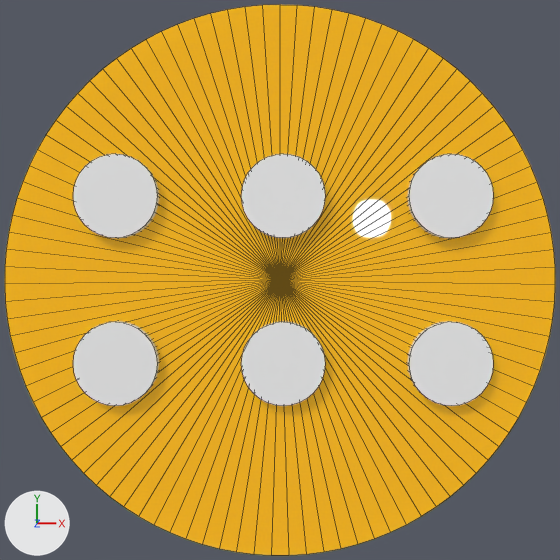
The Blender file media/icon.blend: old version first, new version second.
Rendered twice from the file's camera 'Camera'. Lighting does not change. The marker at lower left points along +X, +Y and +Z. Mesh edges are drawn as thin lines.

Script lines for the objects in view, before the commit:
```python
me_circle = bpy.data.meshes.new('Circle')
me_circle.from_pydata(...)  # 100 vertices, 99 faces; spans x -1.0..1.0, y -1.0..1.0, z 0.0
me_circle.materials.append(mat_floor)  # yellow #ffbc00
me_cylinder = bpy.data.meshes.new('Cylinder')
me_cylinder.from_pydata(...)  # a 32-sided cylinder along z spanning x -1.0..1.0, y -1.0..1.0, z -1.0..1.0
ob_dots = bpy.data.objects.new('Dots', me_cylinder)
ob_dots.location = (-1.42, -0.72, -0.28)
ob_dots.scale = (0.361, 0.361, 0.361)
_m = ob_dots.modifiers.new('Array', 'ARRAY')
_m.count = 3
_m.constant_offset_displace = (0.0, 0.0, 0.0)
_m.relative_offset_displace = (2.0, 0.0, 0.0)
_m = ob_dots.modifiers.new('Array.001', 'ARRAY')
_m.constant_offset_displace = (0.0, 0.0, 0.0)
_m.relative_offset_displace = (0.0, 2.0, 0.0)
ob_floor = bpy.data.objects.new('Floor', me_circle)
ob_floor.location = (0.0, 0.0, 0.0)
ob_floor.scale = (2.4, 2.4, 2.4)
```
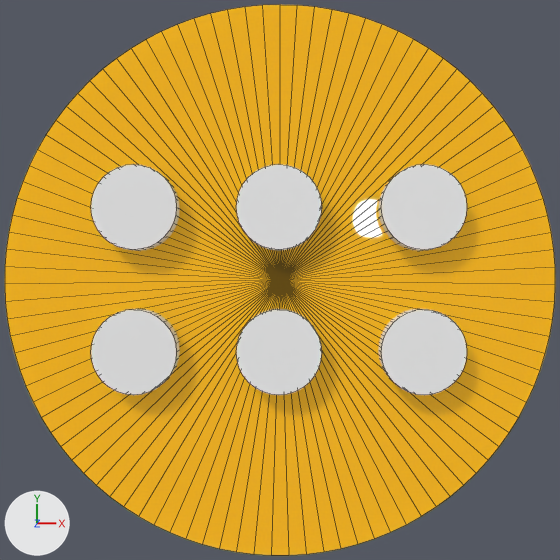
Patch to the scene script:
```diff
--- a/media/icon.blend.py
+++ b/media/icon.blend.py
@@ ob_dots @@
 ob_dots = bpy.data.objects.new('Dots', me_cylinder)
-ob_dots.location = (-1.42, -0.72, -0.28)
+ob_dots.location = (-1.24, -0.61, -0.19)
 ob_dots.scale = (0.361, 0.361, 0.361)
@@ ob_dots @@
 _m = ob_dots.modifiers.new('Array', 'ARRAY')
 _m.constant_offset_displace = (0.0, 0.0, 0.0)
-_m.relative_offset_displace = (2.0, 0.0, 0.0)
+_m.relative_offset_displace = (1.7, 0.0, 0.0)
 _m = ob_dots.modifiers.new('Array.001', 'ARRAY')
 _m.constant_offset_displace = (0.0, 0.0, 0.0)
-_m.relative_offset_displace = (0.0, 2.0, 0.0)
+_m.relative_offset_displace = (0.0, 1.7, 0.0)
```

Where the change shows, as pixel boxes (x1, y1, x2, y2) in the pictures (560 x 560 px):
'Dots', moved, modifiers changed
    before: (73, 154, 493, 406)
    after: (91, 164, 467, 395)
